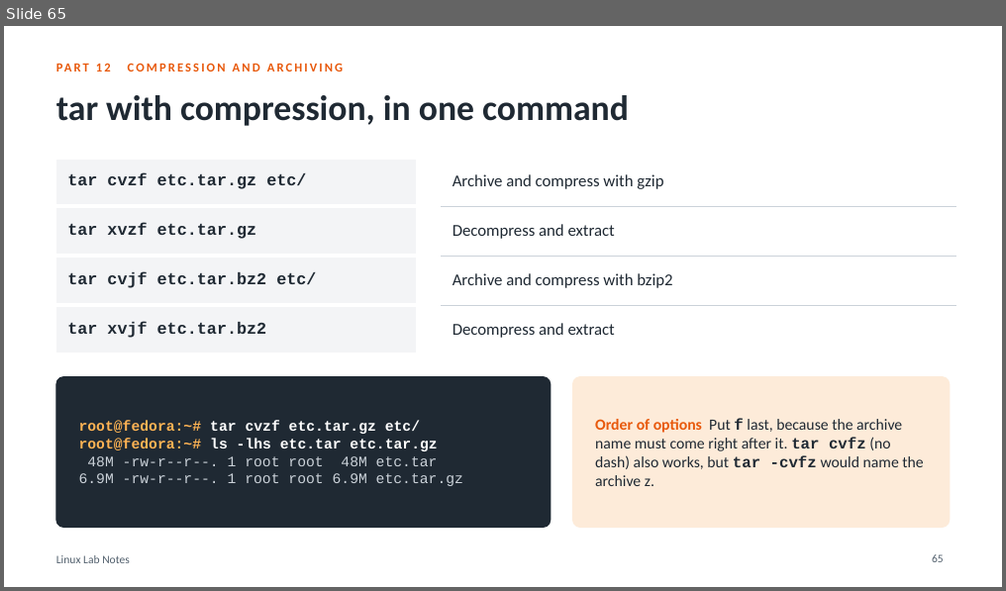
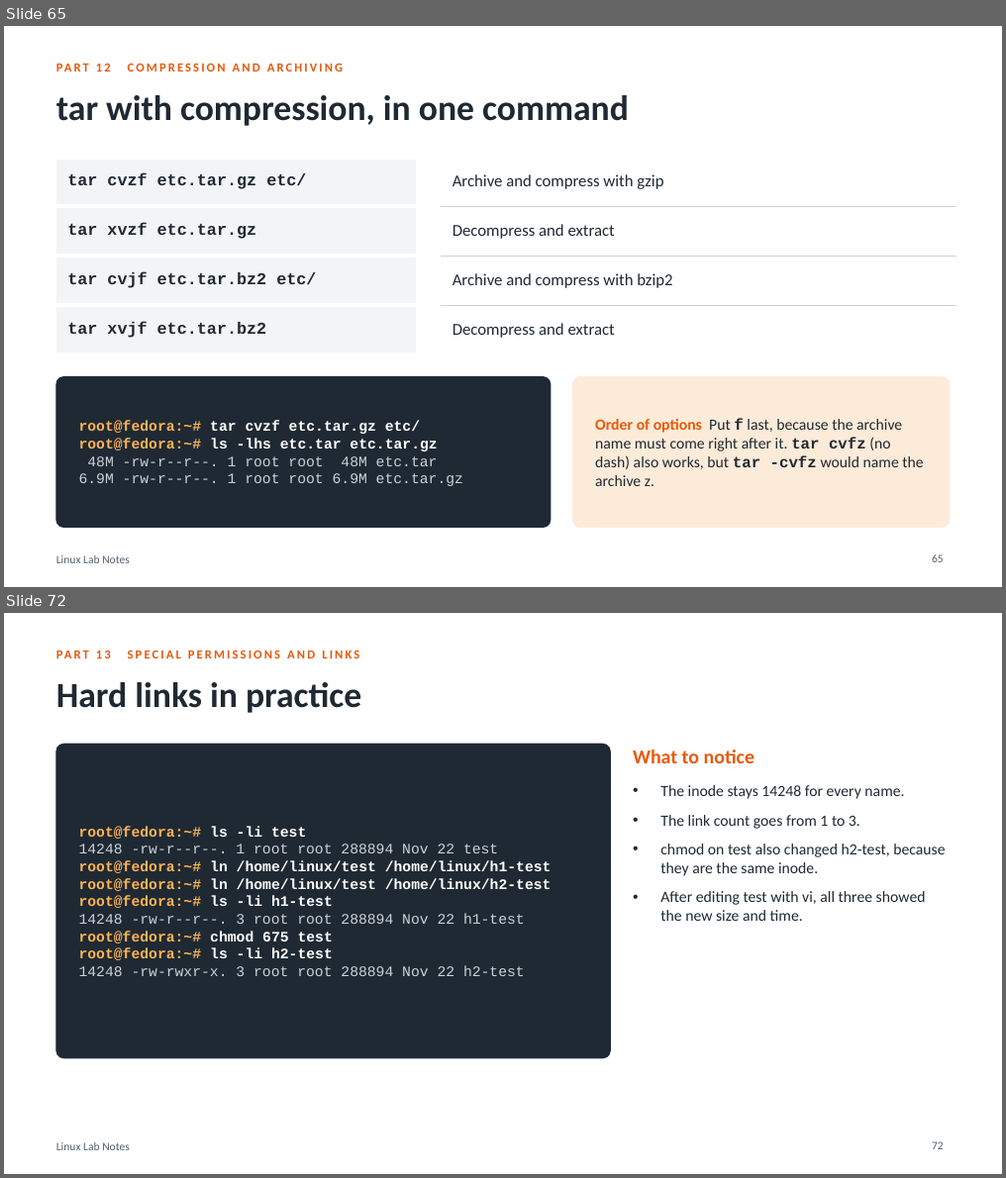
Before and after one commit to HamzaAlshafe/linux-lab-notes, a slide deck: Linux_Lab_Notes.pptx. Shown one above the other, each under a label of ours: slide 65 before the commit, slides 65 and 72 after it; the slides between them are not shown. The pictures are 1006x591 and 1006x1178 pixels, drawn with LibreOffice and Linux fonts; fonts in the diff are those of the drawing. Boxes give left, top, right and bottom in pixels: in the first picture for what was removed or moved away, otherwise in the second. Text is boxed around its words. In the diff, an @@ line names an element or a change of style, - is before the commit and + after.

Commit message:
Add special permissions, links and quiz 1

```diff
--- a/Linux_Lab_Notes.pptx
+++ b/Linux_Lab_Notes.pptx
@@ slide 72 added at <box>4,613,1002,1174</box>, background #FFFFFF; not listed: 1 template element that a slide beside it also shows @@
@@ text added at <box>128,650,359,659</box>, 12 pt, text #E8590C, bold @@
+PART 13 SPECIAL PERMISSIONS AND LINKS
@@ title added at <box>56,682,361,713</box>, 34 pt, text #1F2933, bold @@
+Hard links in practice
@@ rounded rectangle added at <box>56,744,611,1059</box>, fill #1F2933, outline #1F2933 1 pt @@
@@ text added at <box>633,750,754,763</box>, 19 pt, text #E8590C, bold @@
+What to notice
@@ text added at <box>660,785,944,921</box>, 15 pt, text #1F2933 @@
+• The inode stays 14248 for every name.
+• The link count goes from 1 to 3.
+• chmod on test also changed h2-test, because they are the same inode.
+• After editing test with vi, all three showed the new size and time.
@@ text added at <box>79,826,551,976</box>, 14 pt, text #CBD2D9, bold @@
+root@fedora:~# ls -li test
+14248 -rw-r--r--. 1 root root 288894 Nov 22 test
+root@fedora:~# ln /home/linux/test /home/linux/h1-test
+root@fedora:~# ln /home/linux/test /home/linux/h2-test
+root@fedora:~# ls -li h1-test
+14248 -rw-r--r--. 3 root root 288894 Nov 22 h1-test
+root@fedora:~# chmod 675 test
+root@fedora:~# ls -li h2-test
+14248 -rw-rwxr-x. 3 root root 288894 Nov 22 h2-test
@@ page number added at <box>932,1142,944,1150</box>, 11 pt, text #52606D @@
+72
```
Also in this commit, not shown: 8 slides changed, 12 other slides added, 1 other file.
